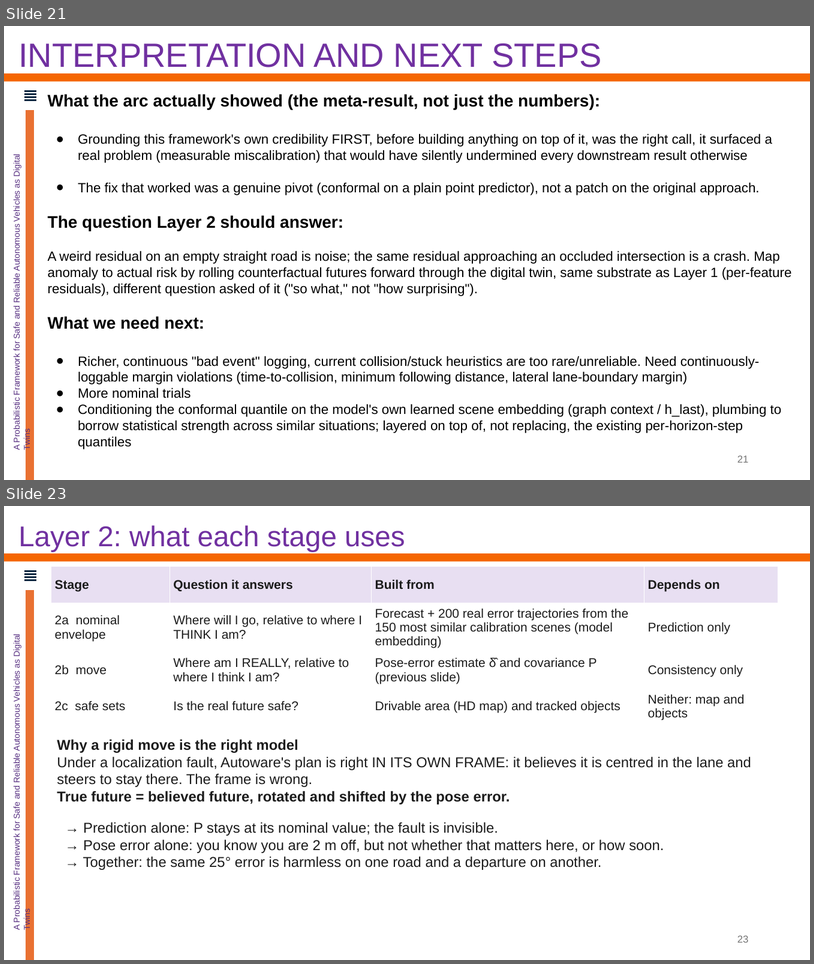
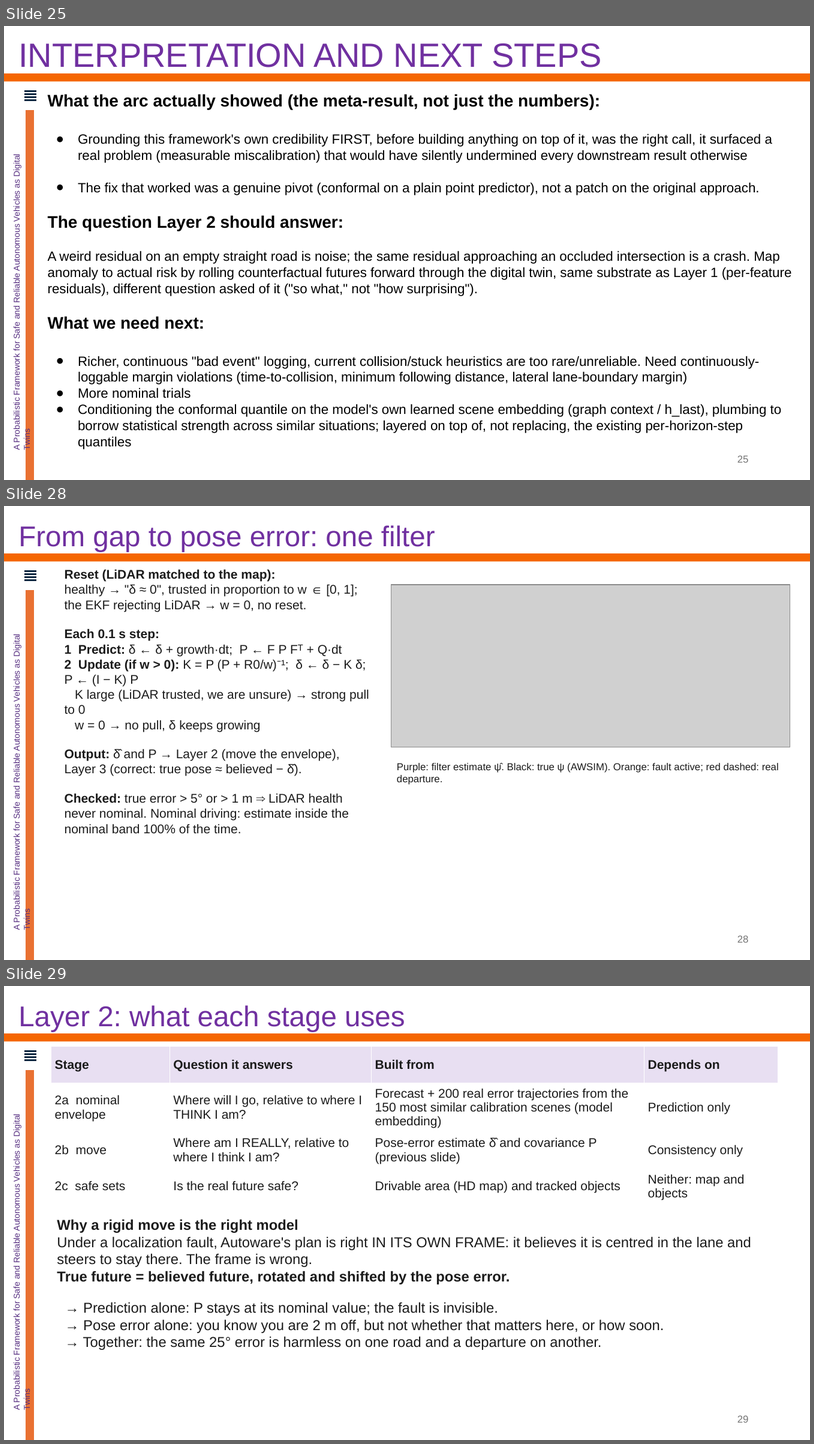
Before and after one commit to Kalpit-Vadnerkar/Risk-Aware-Control, a slide deck: presentation/2026-10-19_advisor_update.pptx. Shown one above the other, each under a label of ours: slides 21 and 23 before the commit, slides 25, 28 and 29 after it; the slides between them are not shown. The pictures are 814x964 and 814x1444 pixels, drawn with LibreOffice and Linux fonts; fonts in the diff are those of the drawing; grey boxes stand for pictures; background and template pictures are left out. Boxes give left, top, right and bottom in pixels: in the first picture for what was removed or moved away, otherwise in the second. Text is boxed around its words. In the diff, an @@ line names an element or a change of style, - is before the commit and + after.

```diff
--- a/presentation/2026-10-19_advisor_update.pptx
+++ b/presentation/2026-10-19_advisor_update.pptx
@@ slide 28 added at (x1=4, y1=506, x2=810, y2=960), background #FFFFFF; not listed: 7 template elements that a slide beside it also shows @@
@@ text added at (x1=18, y1=525, x2=435, y2=552), 34 pt, text #7030A0 @@
+From gap to pose error: one filter
@@ text added at (x1=65, y1=569, x2=369, y2=834), 15 pt, text #1B1B1B @@
+Reset (LiDAR matched to the map):
+healthy → "δ ≈ 0", trusted in proportion to w ∈ [0, 1]; the EKF rejecting LiDAR → w = 0, no reset.
+Each 0.1 s step:
+1 Predict: δ ← δ + growth·dt; P ← F P Fᵀ + Q·dt
+2 Update (if w > 0): K = P (P + R0/w)⁻¹; δ ← δ − K δ; P ← (I − K) P
+K large (LiDAR trusted, we are unsure) → strong pull to 0
+w = 0 → no pull, δ keeps growing
+Output: δ̂ and P → Layer 2 (move the envelope), Layer 3 (correct: true pose ≈ believed − δ̂).
+Checked: true error > 5° or > 1 m ⇒ LiDAR health never nominal. Nominal driving: estimate inside the nominal band 100% of the time.
@@ picture added at (x1=391, y1=585, x2=791, y2=747) @@
@@ text added at (x1=397, y1=762, x2=779, y2=784), 12 pt, text #1B1B1B @@
+Purple: filter estimate ψ̂. Black: true ψ (AWSIM). Orange: fault active; red dashed: real departure.
@@ page number added at (x1=738, y1=935, x2=749, y2=942), 12 pt, text #757575 @@
+28
@@ what was slide 21 is now slide 25 @@
@@ page number at (x1=738, y1=455, x2=749, y2=462): text changed @@
-21
+25
@@ what was slide 23 is now slide 29 @@
@@ page number at (x1=738, y1=1415, x2=749, y2=1422): text changed @@
-23
+29
```
Also in this commit, not shown: 1 slide changed, 6 other slides added, 1 slide removed, 8 other files.
